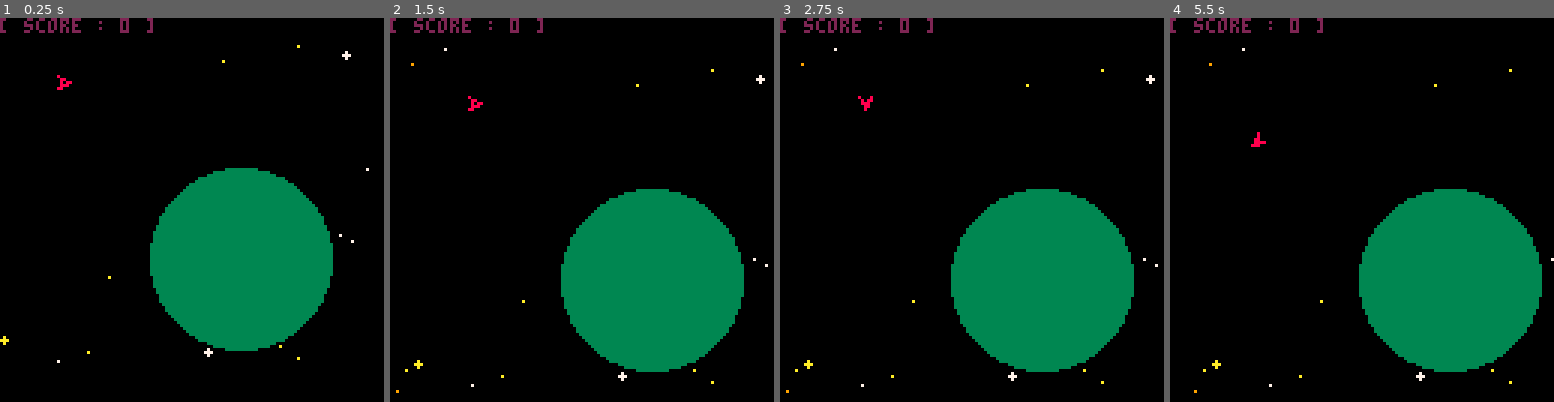
Above: before the commit, frames 1-4 (left to right).
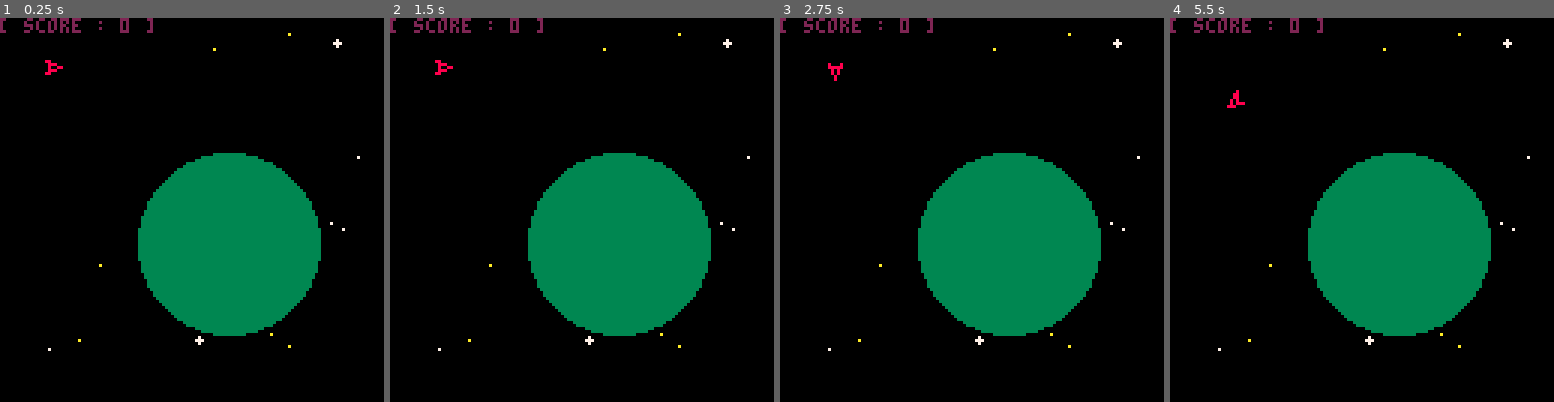
Above: after the commit, the same moments.

Repository: TarkanAl-Kazily/game-jams
Game: PICO-8 cartridge gmtk/main.p8
The game is run twice, just before and just after one commit, with the same random seed, the same clock (stepped at 60 frames per second) and the same inputs.
Inputs:
- Up to frame 1 (0.25 s): no input
- Up to frame 2 (1.5 s): tap O (Z key) at 0.7 s
- Up to frame 3 (2.75 s): hold Right 1.6-2.1 s; tap O (Z key) at 1.7, 2.1, 2.5 s; hold Up 2.15-2.42 s; hold Right from 2.47 s (still down)
- Up to frame 4 (5.5 s): tap O (Z key) every 0.4 s from 2.9 to 5.3 s; release Right at 3.03 s; hold Left 3.08-3.58 s; hold Right 4.02-4.68 s; hold Up 4.73-5.03 s; hold Left from 5.08 s (still down)

The runs differ from the first frame. In frame 1, 5.1% of the frame differs, in the area x 0-97%, y 3-90%; in frame 2, 12%; in frame 3, 12%; in frame 4, 15%, in the area x 6-100%, y 3-98%.

Commit message:
Version 0.5
Disconnected direction from velocity, allowing for drifting.
Moved code around, and changed how zones work to help enable new types
of zones.

Diff:
--- a/gmtk/main.p8
+++ b/gmtk/main.p8
@@ -1,7 +1,7 @@
 pico-8 cartridge // http://www.pico-8.com
 version 29
 __lua__
--- Space Clicker v0_4
+-- Space Clicker v0_5
 -- Tarkan Al-Kazily
 
 _delta_t = 1.0 / 60.0
@@ -16,8 +16,8 @@
 function create_entity(x, y)
   local result = {}
   result.pos = {x=x, y=y}
-  result.vel = {cur=0.0, max=30.0, friction=1.0}
-  result.acc = {cur=0.0, max=5.0, timer=0, friction=6.0}
+  result.vel = {cur={x=0, y=0}, max=30.0, friction=1.0}
+  result.acc = {cur=0.0, max=20.0, timer=0, friction=20.0}
   result.dir = {cur=0.0} -- starts facing positive x
   result.dir_vel = {cur=0.0, max=0.25, friction=2.0}
   result.dir_acc = {cur=0.0, max=1.0, timer=0, friction=2.0}
@@ -31,8 +31,16 @@
   result.zone = {}
   result.zone.radius = r
   result.zone.color = 3
-  result.zone.points = {val=p, timer=0, reset=1}
+  result.zone.timer = {cur=0, reset=1}
+  result.zone.points = p
+  result.zone.action = add_points
   return result
+end
+
+function create_miner_zone(x, y, r, cost)
+  local result = create_zone(x, y, r, 0)
+  result.zone.color = 5
+  result.zone.action = buy_miner
 end
 
 function _init()
@@ -80,12 +88,135 @@
   draw_player()
 end
 
+-->8
+-- update code
+
+-- moves the camera to try and center the player
+function update_camera()
+  local dx, dy = player.pos.x - camera_pos.x, player.pos.y - camera_pos.y
+  if dx < 16 then
+    camera_pos.x -= 2.0
+  elseif dx > 112 then
+    camera_pos.x += 2.0
+  end
+
+  if dy < 16 then
+    camera_pos.y -= 1.0
+  elseif dy > 112 then
+    camera_pos.y += 1.0
+  end
+
+  camera_pos.x = mid(world_bounds.min.x, camera_pos.x, world_bounds.max.x - 128)
+  camera_pos.y = mid(world_bounds.min.y, camera_pos.y, world_bounds.max.y - 128)
+end
+
+
+-- updates all entities
+-- applies movement physics
+function update_entities()
+  foreach(entities, update_entity)
+end
+
+-- updates an entity
+-- applies movement physics
+function update_entity(e)
+  e.dir.cur = (e.dir.cur + _delta_t * e.dir_vel.cur) % 1.0
+
+  if abs(e.dir_acc.cur) > 0 then
+    e.dir_vel.cur = mid(-e.dir_vel.max, e.dir_vel.cur + e.dir_acc.cur * _delta_t, e.dir_vel.max)
+  else
+    e.dir_vel.cur = mid(0.0, e.dir_vel.cur - sign(e.dir_vel.cur) * e.dir_vel.friction * _delta_t, e.dir_vel.cur)
+  end
+
+  e.dir_acc.timer = max(0, e.dir_acc.timer - 1)
+  if e.dir_acc.timer == 0 then
+    e.dir_acc.cur = 0
+  end
+
+  e.pos.x, e.pos.y = e.pos.x + _delta_t * e.vel.cur.x, e.pos.y + _delta_t * e.vel.cur.y
+  if e.acc.cur > 0 then
+    e.vel.cur.x = mid(-e.vel.max, e.vel.cur.x + _delta_t * e.acc.cur * cos(e.dir.cur), e.vel.max)
+    e.vel.cur.y = mid(-e.vel.max, e.vel.cur.y + _delta_t * e.acc.cur * sin(e.dir.cur), e.vel.max)
+  else
+    e.vel.cur.x = mid(0, e.vel.cur.x - sign(e.vel.cur.x) * _delta_t * e.vel.friction, e.vel.cur.x)
+    e.vel.cur.y = mid(0, e.vel.cur.y - sign(e.vel.cur.y) * _delta_t * e.vel.friction, e.vel.cur.y)
+  end
+  e.acc.timer = max(0, e.acc.timer - 1)
+  if e.acc.timer == 0 then
+    e.acc.cur = mid(0.0, e.acc.cur - _delta_t * e.acc.friction, e.acc.max)
+  end
+
+  if e.zone != nil then
+    update_zone(e.zone)
+  end
+end
+
+
+function update_zone(zone)
+  if not btn(4) then
+    zone.timer.cur = max(0, zone.timer.cur - 1)
+  end
+end
+
 function draw_zone(e)
   if e.zone != nil then
     circfill(e.pos.x, e.pos.y, e.zone.radius, e.zone.color)
   end
 end
 
+-->8
+-- player code
+
+-- update player
+-- enables forward, left, and right
+function update_player()
+  if btn(0) then
+    player.dir_acc.cur = player.dir_acc.max
+    player.dir_acc.timer = 30
+  end
+
+  if btn(1) then
+    player.dir_acc.cur = -player.dir_acc.max
+    player.dir_acc.timer = 30
+  end
+
+  if btn(2) then
+    player.acc.cur = player.acc.max
+  else
+    player.acc.cur = 0
+  end
+
+  if btn(4) then
+    foreach(entities, player_interact)
+  end
+end
+
+-- Player interacts with the given zone
+function player_interact(e)
+  if e.zone == nil then
+    return
+  end
+
+  if distance_squared(player.pos, e.pos) > e.zone.radius * e.zone.radius then
+    return
+  end
+
+  if e.zone.timer.cur == 0 then
+    e.zone.timer.cur = e.zone.timer.reset
+    e.zone.action(e)
+  end
+
+end
+
+function add_points(e)
+  score += e.zone.points
+end
+
+
+-->8
+-- drawing code
+
+-- creates a starry background. should be called once
 function generate_background()
   srand(seed_background)
   local result = {}
@@ -103,6 +234,7 @@
   return result
 end
 
+-- draws the starry background. should be first in draw loop
 function draw_background()
   foreach(background, draw_star)
 end
@@ -116,124 +248,23 @@
   end
 end
 
--- update player
--- enables forward, left, and right
-function update_player()
-  if btn(0) then
-    player.dir_acc.cur = player.dir_acc.max
-    player.dir_acc.timer = 30
-  end
-
-  if btn(1) then
-    player.dir_acc.cur = -player.dir_acc.max
-    player.dir_acc.timer = 30
-  end
-
-  if btn(2) then
-    player.acc.cur = player.acc.max
-    player.acc.timer = 30
-  end
-
-  if btn(4) then
-    foreach(entities, player_interact)
-  end
-end
-
--- moves the camera to try and center the player
-function update_camera()
-  local dx, dy = player.pos.x - camera_pos.x, player.pos.y - camera_pos.y
-  if dx < 28 then
-    camera_pos.x -= 1.0
-  elseif dx > 100 then
-    camera_pos.x += 1.0
-  end
-
-  if dy < 28 then
-    camera_pos.y -= 1.0
-  elseif dy > 100 then
-    camera_pos.y += 1.0
-  end
-
-  camera_pos.x = mid(world_bounds.min.x, camera_pos.x, world_bounds.max.x - 128)
-  camera_pos.y = mid(world_bounds.min.y, camera_pos.y, world_bounds.max.y - 128)
-end
-
--- updates all entities
--- applies movement physics
-function update_entities()
-  foreach(entities, update_entity)
-end
-
--- updates an entity
--- applies movement physics
-function update_entity(e)
-  e.dir.cur = (e.dir.cur + _delta_t * e.dir_vel.cur) % 1.0
-
-  if abs(e.dir_acc.cur) > 0 then
-    e.dir_vel.cur = mid(-e.dir_vel.max, e.dir_vel.cur + e.dir_acc.cur * _delta_t, e.dir_vel.max)
-  else
-    local sign = 1
-    if e.dir_vel.cur < 0 then
-      sign = -1
-    end
-    e.dir_vel.cur = mid(0.0, e.dir_vel.cur + e.dir_vel.friction * _delta_t * -sign, e.dir_vel.cur)
-  end
-
-  e.dir_acc.timer = max(0, e.dir_acc.timer - 1)
-  if e.dir_acc.timer == 0 then
-    e.dir_acc.cur = 0
-  end
-
-  e.pos.x, e.pos.y = e.pos.x + _delta_t * e.vel.cur * cos(e.dir.cur), e.pos.y + _delta_t * e.vel.cur * sin(e.dir.cur)
-  if e.acc.cur > 0 then
-    e.vel.cur = mid(0.0, e.vel.cur + _delta_t * e.acc.cur, e.vel.max)
-  else
-    e.vel.cur = mid(0.0, e.vel.cur - _delta_t * e.vel.friction, e.vel.max)
-  end
-  e.acc.timer = max(0, e.acc.timer - 1)
-  if e.acc.timer == 0 then
-    e.acc.cur = mid(0.0, e.acc.cur - _delta_t * e.acc.friction, e.acc.max)
-  end
-
-  if e.zone != nil then
-    update_zone(e.zone)
-  end
-end
-
-function update_zone(zone)
-  if not btn(4) then
-    zone.points.timer = max(0, zone.points.timer - 1)
-  end
-end
-
 -- draws a little ship
 function draw_player()
-  local p1, p2, p3, p4 = {x=2, y=0}, {x=-2, y=-2}, {x=-0.75, y=0}, {x=-2, y=2}
+  local p1, p2, p3, p4 = {x=3, y=0}, {x=-2, y=-2}, {x=-1, y=0}, {x=-2, y=2}
 
   p1 = se2(p1, player.pos, player.dir.cur)
   p2 = se2(p2, player.pos, player.dir.cur)
   p3 = se2(p3, player.pos, player.dir.cur)
   p4 = se2(p4, player.pos, player.dir.cur)
 
-  line(p1.x, p1.y, p2.x, p2.y, 8)
-  line(p3.x, p3.y)
-  line(p4.x, p4.y)
-  line(p1.x, p1.y)
-end
-
--- Player interacts with the given zone
-function player_interact(e)
-  if e.zone == nil then
-    return
-  end
-
-  if distance_squared(player.pos, e.pos) > e.zone.radius * e.zone.radius then
-    return
-  end
-
-  if e.zone.points.timer == 0 then
-    e.zone.points.timer = e.zone.points.reset
-    score += e.zone.points.val
+  draw_polygon({p1, p2, p3, p4}, 8)
+
+  if btn(2) then
+    p1, p2, p3 = {x=-4, y=0}, {x=-2, y=1}, {x=-2, y=-1}
+    p1 = se2(p1, player.pos, player.dir.cur)
+    p2 = se2(p2, player.pos, player.dir.cur)
+    p3 = se2(p3, player.pos, player.dir.cur)
+    draw_polygon({p1, p2, p3}, 7)
   end
 end
 
@@ -260,6 +291,18 @@
   return rnd(large - small) + small
 end
 
+function sign(val)
+  return (val < 0) and -1 or 1
+end
+
+function draw_polygon(points, c)
+  line(points[1].x, points[1].y, points[2].x, points[2].y, c)
+  for i=3, #points do
+    line(points[i].x, points[i].y)
+  end
+  line(points[1].x, points[1].y)
+end
+
 __gfx__
 00000000000000000000000000000000000000000000000000000000000000000000000000000000000000000000000000000000000000000000000000000000
 00000000000000000000000000000000000000000000000000000000000000000000000000000000000000000000000000000000000000000000000000000000
